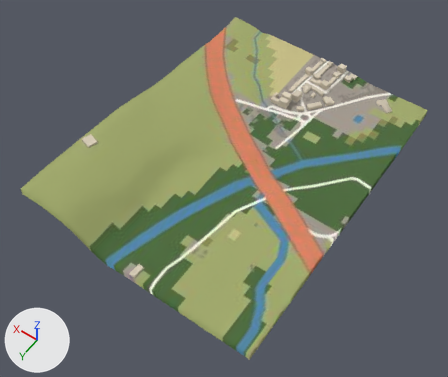
A saved change to the glTF model cwplans/docklands/data/places/leon/tiles/15-31757-24136.glb.
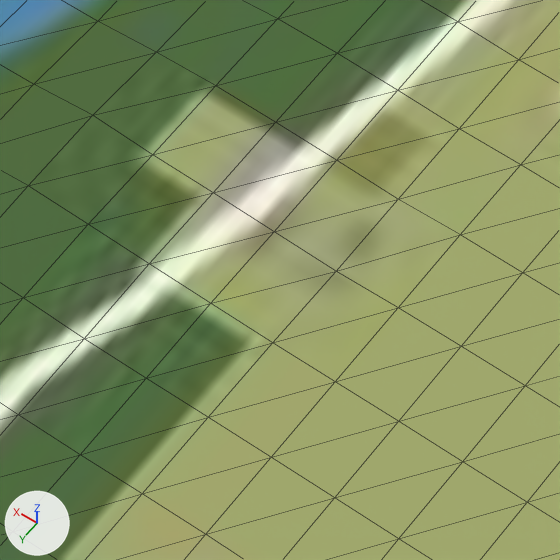
The first picture shows the older version from a 50 mm lens placed at (-404.0, 619.0, 844.0), pointed at (-6.0, 62.0, -31.0). The close-ups show the older and then the newer version on the part from 37% to 51% of the width and 60% to 77% of the height of that picture. Only the edits that show in the close-ups are written down. The lights are fixed; the arrows at lower left show +X, +Y and +Z. The close-ups show mesh edges as thin lines. Where no turn or scale is listed for an object, it has been applied to the vertices.
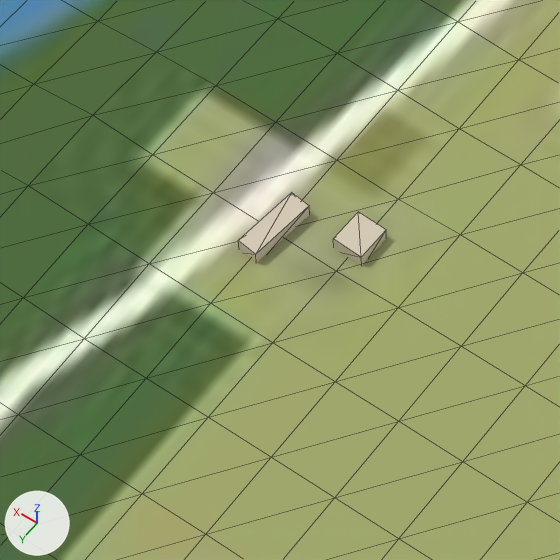
Changed parts and their boxes [x1, y1, x2, y2] in the close-ups (560 x 560 px):
'Mesh_1.006', moved, turned, rescaled (not visible before)
    after: [238, 192, 310, 262]
'Mesh_1.068', added (pale yellow)
    after: [333, 212, 386, 265]

The change, as a diff of the scene's bpy script:
```diff
--- a/cwplans/docklands/data/places/leon/tiles/15-31757-24136.glb.py
+++ b/cwplans/docklands/data/places/leon/tiles/15-31757-24136.glb.py
@@ ob_mesh_1_006 @@
 ob_mesh_1_006.parent = ob_node_1
-ob_mesh_1_006.location = (-62.7, -283.5, -0.0702)
-ob_mesh_1_006.rotation_euler = (0.0, 0.0, 3.123)  # degrees (0, 0, 179)
-ob_mesh_1_006.scale = (11.7, 10.3, 8.32)
+ob_mesh_1_006.location = (-56.4, 209.8, -3.452)
+ob_mesh_1_006.rotation_euler = (0.0, 0.0, -1.69)  # degrees (0, 0, -97)
+ob_mesh_1_006.scale = (14.1, 4.35, 4.22)
@@ ob_mesh_1_068 @@
+ob_mesh_1_068 = bpy.data.objects.new('Mesh_1.068', me_mesh_1)
+ob_mesh_1_068.parent = ob_node_1
+ob_mesh_1_068.location = (-70.44, 202.4, -3.877)
+ob_mesh_1_068.rotation_euler = (0.0, 0.0, 1.546)  # degrees (0, 0, 89)
+ob_mesh_1_068.scale = (7.34, 6.5, 4.16)
```
